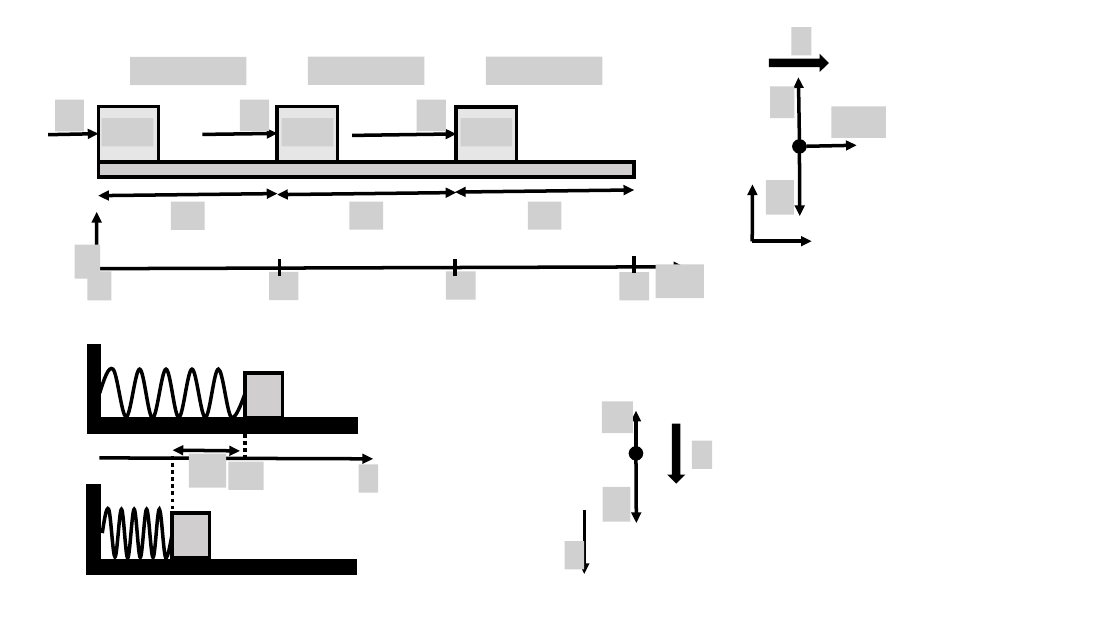
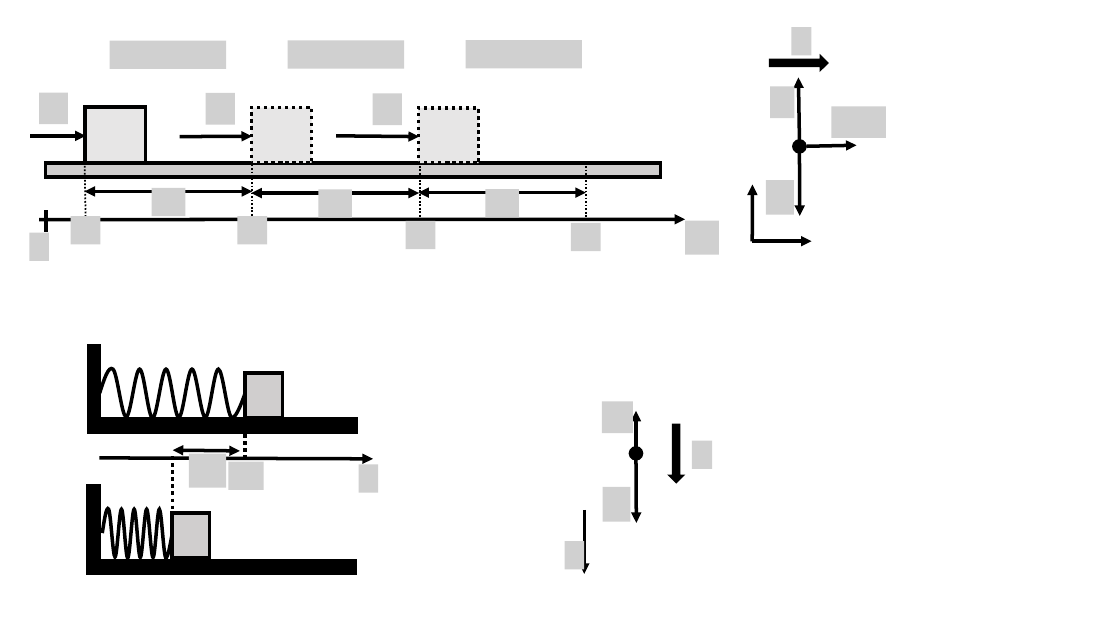
Before and after one commit to OSTP/PhysicsArtofModelling, a slide deck: slide 4 of tex/figures/ApplyingNewtonsLaws/Figures.pptx. Drawn at 1120x630 pixels with LibreOffice and Linux fonts; fonts in the diff are those of the drawing; grey boxes stand for pictures; background and template pictures are left out. Boxes give left, top, right and bottom in pixels: in the first picture for what was removed or moved away, otherwise in the second. Text is boxed around its words. In the diff, an @@ line names an element or a change of style, - is before the commit and + after.

```diff
--- a/tex/figures/ApplyingNewtonsLaws/Figures.pptx
+++ b/tex/figures/ApplyingNewtonsLaws/Figures.pptx
@@ group added at box(29, 40, 719, 261): 15 pictures, 4 lines @@
@@ rectangle: place and size @@
-rectangle at box(98, 107, 159, 162)
+rectangle at box(85, 108, 145, 163)
@@ rectangle: place and size @@
-rectangle at box(277, 107, 338, 162)
+rectangle at box(251, 108, 312, 163)
@@ rectangle at box(251, 108, 312, 163): outline #000000 3 pt to #000000 3 pt dashed @@
@@ rectangle at box(418, 108, 479, 164): outline #000000 3 pt to #000000 3 pt dashed @@
@@ rectangle: place and size @@
-rectangle at box(456, 107, 517, 162)
+rectangle at box(418, 108, 479, 164)
@@ arrow moved from (48, 134) - (98, 134) to (30, 136) - (86, 136) @@
@@ arrow moved from (202, 134) - (277, 134) to (180, 137) - (252, 136) @@
@@ arrow moved from (352, 135) - (456, 134) to (336, 136) - (419, 137) @@
@@ rectangle: place and size @@
-rectangle at box(98, 162, 634, 177)
+rectangle at box(45, 163, 660, 177)
@@ double arrow moved from (98, 196) - (277, 193) to (85, 192) - (252, 192) @@
@@ double arrow moved from (277, 195) - (456, 192) to (251, 193) - (419, 193) @@
@@ double arrow moved from (455, 192) - (634, 190) to (418, 192) - (586, 192) @@
@@ arrow moved from (97, 269) - (685, 267) to (39, 219) - (686, 219) @@
@@ arrow moved from (97, 269) - (97, 212) to (46, 232) - (46, 210) @@
@@ arrow (46, 232) - (46, 210): arrow to line @@
@@ group removed at box(55, 56, 704, 301): 18 pictures, 3 lines @@
```
Also in this commit, not shown: 7 other files.
